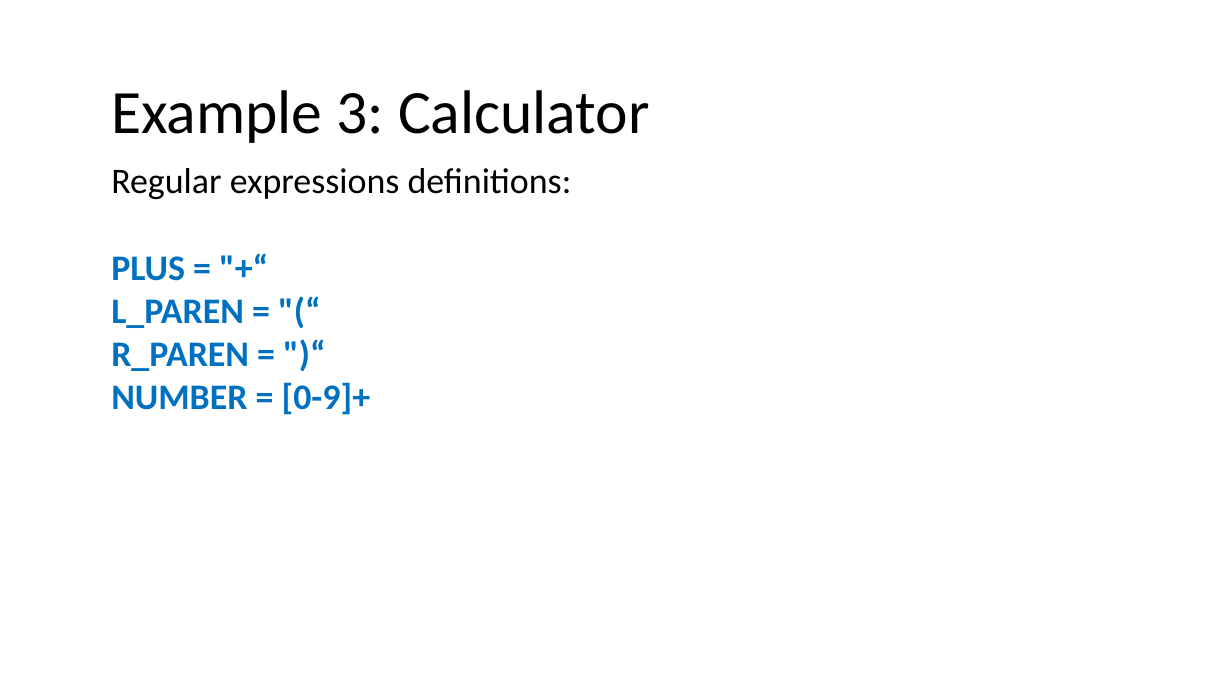
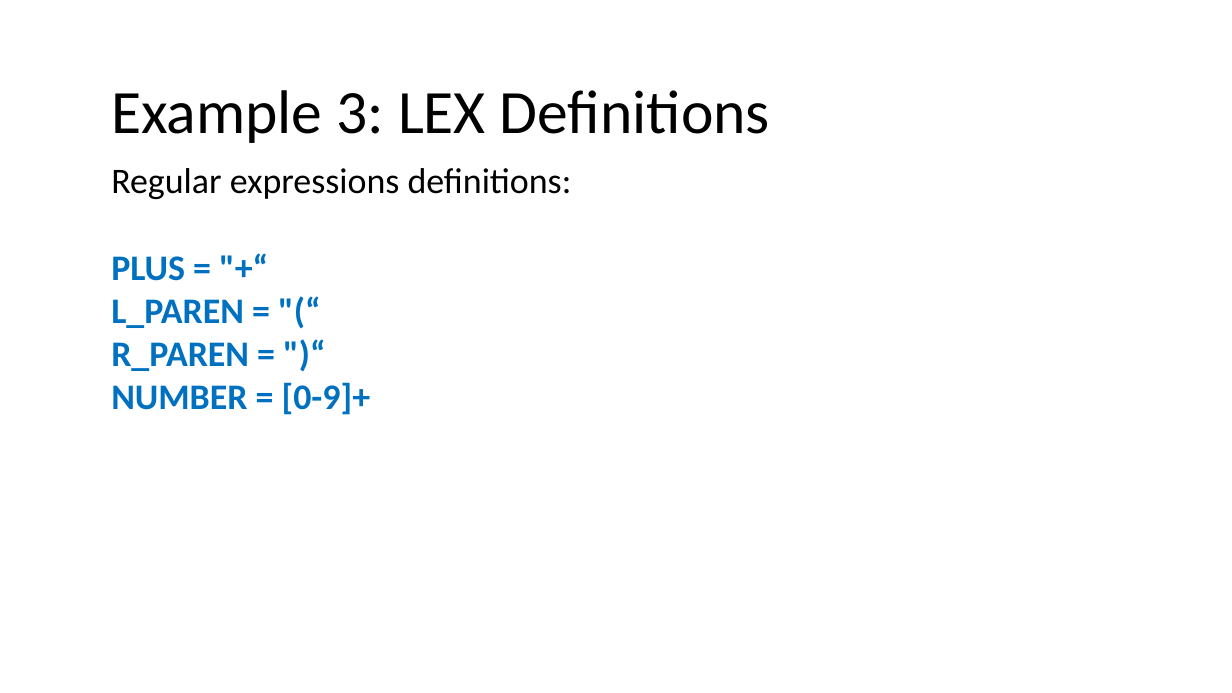
Before and after one commit to nivshani/compilation, a slide deck: slide 107 of slides/lexical_analysis.pptx (slide 104 before the commit). Drawn at 1232x693 pixels with LibreOffice and Linux fonts; fonts in the diff are those of the drawing. Boxes give left, top, right and bottom in pixels: in the first picture for what was removed or moved away, otherwise in the second. Text is boxed around its words. In the diff, an @@ line names an element or a change of style, - is before the commit and + after.

```diff
--- a/slides/lexical_analysis.pptx
+++ b/slides/lexical_analysis.pptx
@@ text at box(111, 90, 770, 143): text changed @@
-Example 3: Calculator
+Example 3: LEX Definitions
```
Also in this commit, not shown: 10 other slides changed, 4 slides added, 1 other file.
